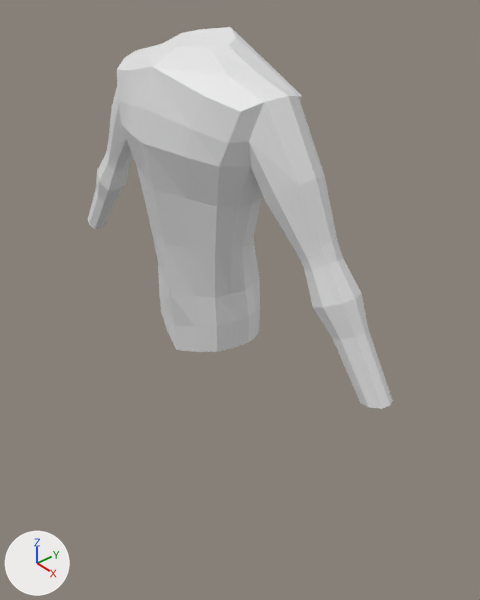
Two versions of the Blender file Development/Models/human_male.blend, one commit apart.
One viewpoint serves both versions: a 50 mm lens placed at (4.95, -3.85, 3.47), pointed at (0.09, 0.36, -0.59). Lighting does not change. The marker at lower left points along +X, +Y and +Z.

The scene before the commit, as lines of its bpy script (objects in view):
```python
me_cube_001 = bpy.data.meshes.new('Cube.001')
me_cube_001.from_pydata(...)  # 149 vertices, 140 faces; spans x -2.5..0.0, y -0.72..0.63, z -0.93..2.33
# before: 84 (-1.69, -0.19, 0.32) at pixel (108, 190), 85 (-1.98, -0.15, 0.48) at pixel (97, 170), 98 (-1.96, 0.11, 0.47), 99 (-1.7, 0.08, 0.34) at pixel (126, 183), 108 (-1.83, -0.22, 0.4) at pixel (99, 181)
# before: 116 (-1.83, 0.14, 0.41)
ob_cube = bpy.data.objects.new('Cube', me_cube_001)
ob_cube.location = (0.0, 0.0, 0.0)
_m = ob_cube.modifiers.new('Mirror', 'MIRROR')
```
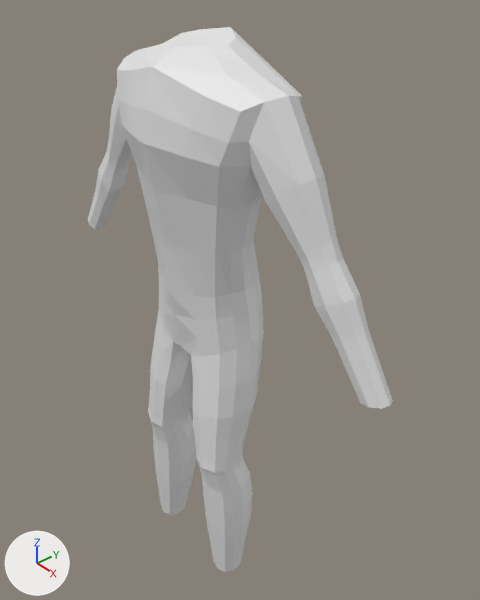
Commit message: human arms+legs

Boxes (x1, y1, x2, y2) around the edits, measured in the pictures (480 x 600 px; the box of a moved part takes in the faces that stretch with it):
'Cube', reshaped (43% taller)
    before: (88, 27, 393, 409)
    after: (88, 27, 393, 572)
part 1 of me_cube_001, built on
    before: (158, 263, 260, 352)
    after: (148, 263, 264, 572)
part 2 of me_cube_001, moved or reshaped
    both: (96, 154, 368, 340)

What changed in the scene script:
```text
Change me_cube_001:
    used by ob_cube; location = (0.0, 0.0, 0.0)
    verts and faces of me_cube_001; kept vertices keep their numbers, new ones are numbered from 149
    remove me_cube_001.from_pydata(...)  # 149 vertices, 140 faces; spans x -2.5..0.0, y -0.72..0.63, z -0.93..2.33
    add me_cube_001.from_pydata(...)  # 277 vertices, 264 faces; spans x -2.5..0.0, y -0.72..0.63, z -4.15..2.33
    me_cube_001 part 1
    13 vertices are removed from x -0.51..0.0, y -0.5..0.5, z -0.93..-0.17
    23 faces are deleted
    20 vertices move from x -0.67..0.0, y -0.42..0.39, z -0.93..0.99 to x -0.77..0.0, y -0.5..0.6, z -1.11..0.99
    141 vertices are added at x -0.84..0.0, y -0.59..0.58, z -4.15..-0.42
    147 new faces join them
    me_cube_001 part 2
    add for i in [98, 99, 116]: verts[i] += (0.0, -0.02, 0.0)
    add verts[84] = (-1.69, -0.17, 0.32)  # moved, pixel (109, 190)
    add verts[85] = (-1.98, -0.13, 0.48)  # moved, pixel (98, 170)
    add verts[108] = (-1.83, -0.19, 0.4)  # moved, pixel (100, 181)
```
